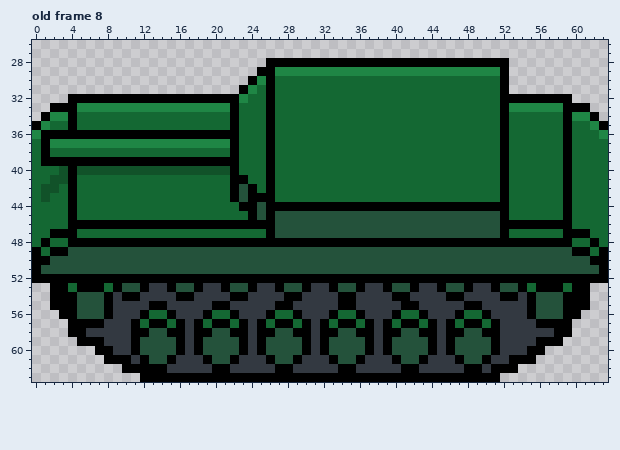
Two versions of one pixel-art file, Assets/Tank.aseprite. This is how it looked before the edit.
64x64 pixels, 8 frames. Colours within 5 levels of each other are drawn and written as one. Shown: old frame 8: x 0..63, y 26..63. The commit also changed other frames, which this record leaves out.
After:
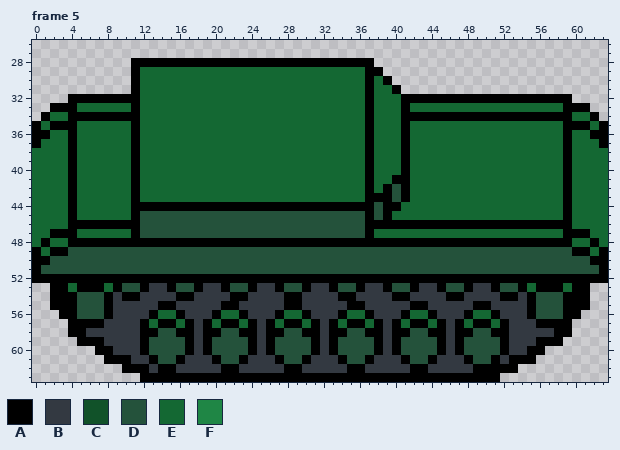
Palette (. is transparent): A #000000  B #333941  C #115229  D #24523b  E #146833  F #1f8645
A new or re-ordered frame is compared with the old frame closest to it.
What changed:
layer "Droite" now shown
frames re-ordered
Changed rows in their new state; - is an unchanged pixel.
Frame 5 against old frame 8, layers "Gauche", "Droite":
first column x 0:
28 -----------AAAAAAAAAAAAAAA------------...............-----------
29 -----------AEEEEEEEEEEEEEEEEEEEEEEEEEAA..............-----------
30 -----------AEEEEEEEEEEEEEEE----------A-A.............-----------
31 -----------AEEEEEEEEEEEEE-E----------A--A............-----------
32 ------------EEEEEEEEEEEE--E----------A---AAAAAAAAAAA------------
33 -----EEEEEEAEEEEEEEEEEE---E----------A---A----------EEEEEEE-----
34 --EE-AAAAAAA----------E---E----------A---AAAAAAAAAAA-AAAAAA-EE--
35 -EAA-------A----------E---E----------A---A----------E-------AAE-
36 A-EE-EEEEEE-EEEEEEEEEEE---E----------A---A----------E---------AA
37 AEEEAEEEEEEAEEEEEEEEEEE---E----------A---A----------E----------A
38 -E--A------A----------E---E----------A---A----------E-----------
39 -EEE-EEEEEE-EEEEEEEEEEE---E----------A---A----------E-----------
40 ---E-EEEEEEAEEEEEEEEEEE---E----------A---A----------E-----------
41 --EE-------A----------EE--E----------A--AA----------E-----------
42 -EE--------A----------EEE-E----------A-ADA----------E-----------
43 -E---------A----------EEEEE----------AAADA----------E-----------
44 -----------AAAAAAAAAAAA--A------------D--EEEEEEEEEEEE-----------
45 -----------ADDDDDDDDDDDDD-D----------A-AEEEEEEEEEEEEE-----------
46 ------------DDDDDDDDDDDDDDD----------AAAAAAAAAAAAAAA------------
47 -----------ADDDDDDDDDDDDDDD----------AEEEEEEEEEEEEEEE-----------
first column x 11:
55 --B-A----B-A----B-A----B-A----B-A----B-A--
56 -BA-EA--BA-EA--BA-EA--BA-EA--BA-EA--BA-EA-
57 BAE-AEABAE-AEABAE-AEABAE-AEABAE-AEABAE-AEA
58 B-A-D-AB-A-D-AB-A-D-AB-A-D-AB-A-D-AB-A-D-A
59 BA---DABA---DABA---DABA---DABA---DABA---DA
60 BA---DABA---DABA---DABA---DABA---DABA---DA
61 -BA-DA--BA-DA--BA-DA--BA-DA--BA-DA--BA-DA-
62 --B-A----B-A----B-A----B-A----B-A----B-A--
Changed places in both pictures, as pixel boxes (x1, y1, x2, y2):
changed: (32, 58, 608, 238)
changed: (131, 301, 509, 373)
